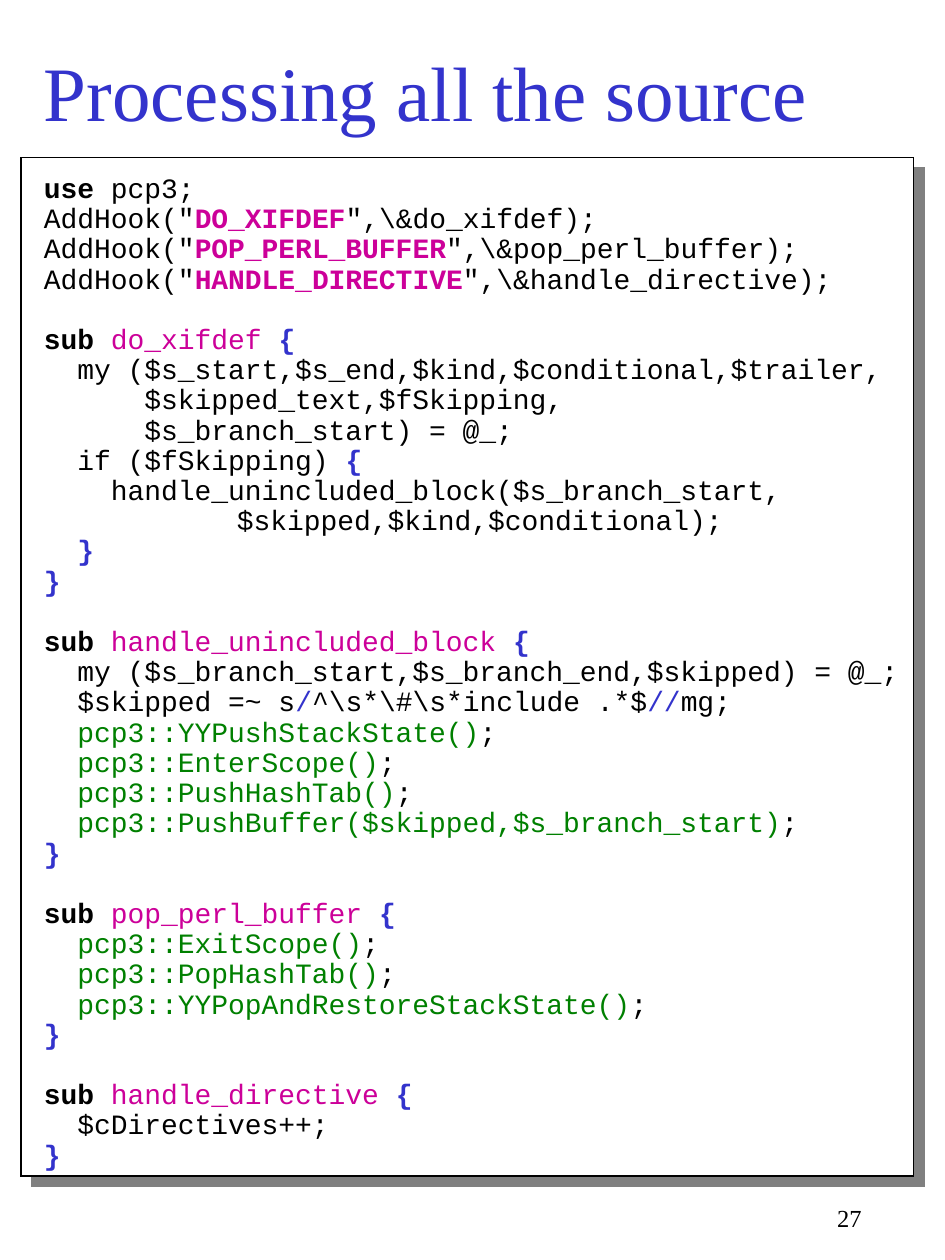
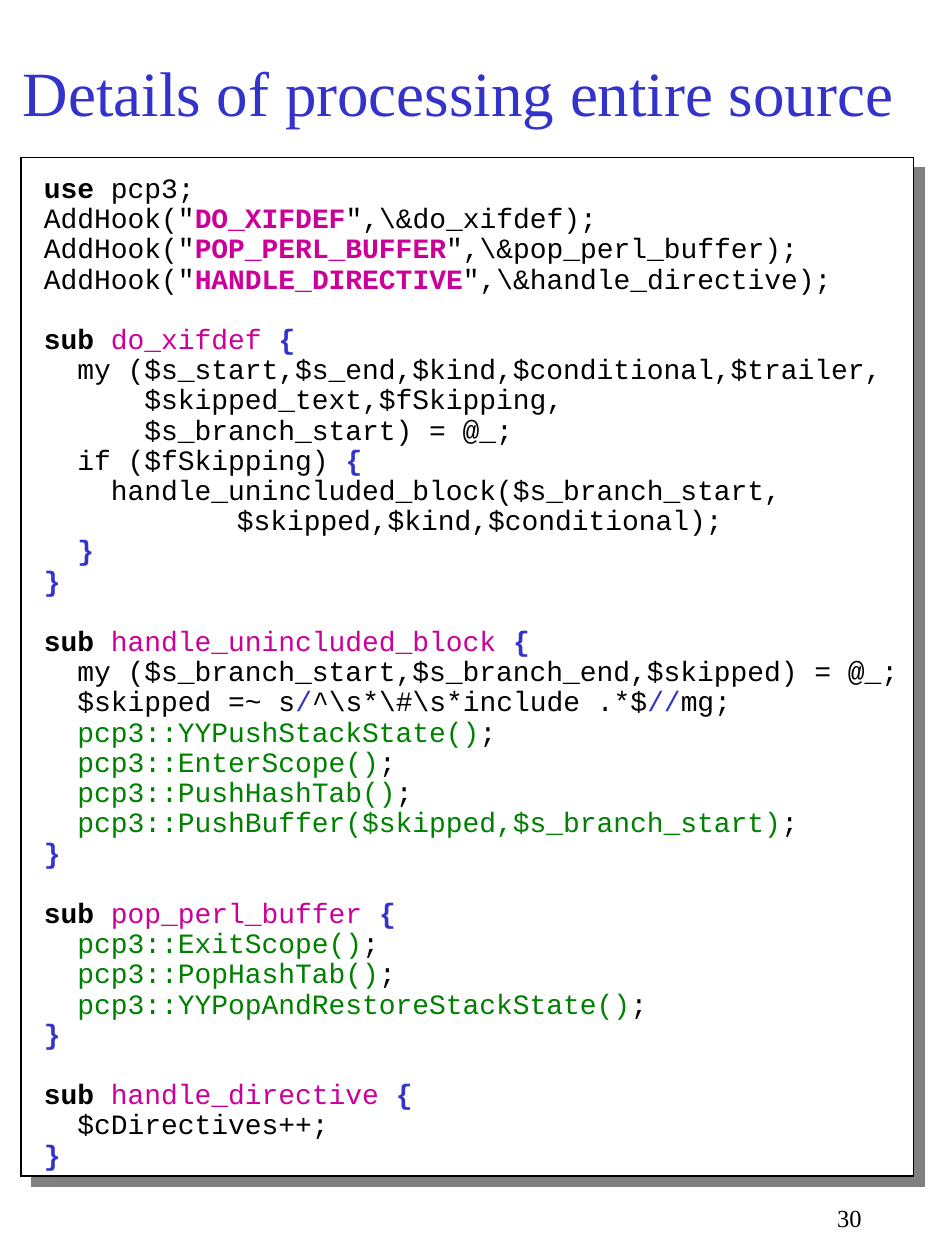
Before and after one commit to gjbadros/empirical_macros, a slide deck: slide 30 of cpp/paper/pcp3.ppt (slide 27 before the commit). Drawn at 945x1260 pixels with LibreOffice and Linux fonts; fonts in the diff are those of the drawing. Boxes give left, top, right and bottom in pixels: in the first picture for what was removed or moved away, otherwise in the second. Text is boxed around its words. In the diff, an @@ line names an element or a change of style, - is before the commit and + after.

```diff
--- a/cpp/paper/pcp3.ppt
+++ b/cpp/paper/pcp3.ppt
@@ title at box(23, 71, 893, 128): text changed; size 44 to 36 pt @@
-Processing all the source
+Details of processing entire source
@@ page number at box(837, 1210, 862, 1228): text changed @@
-27
+30
```
Also in this commit, not shown: 9 other slides changed.
